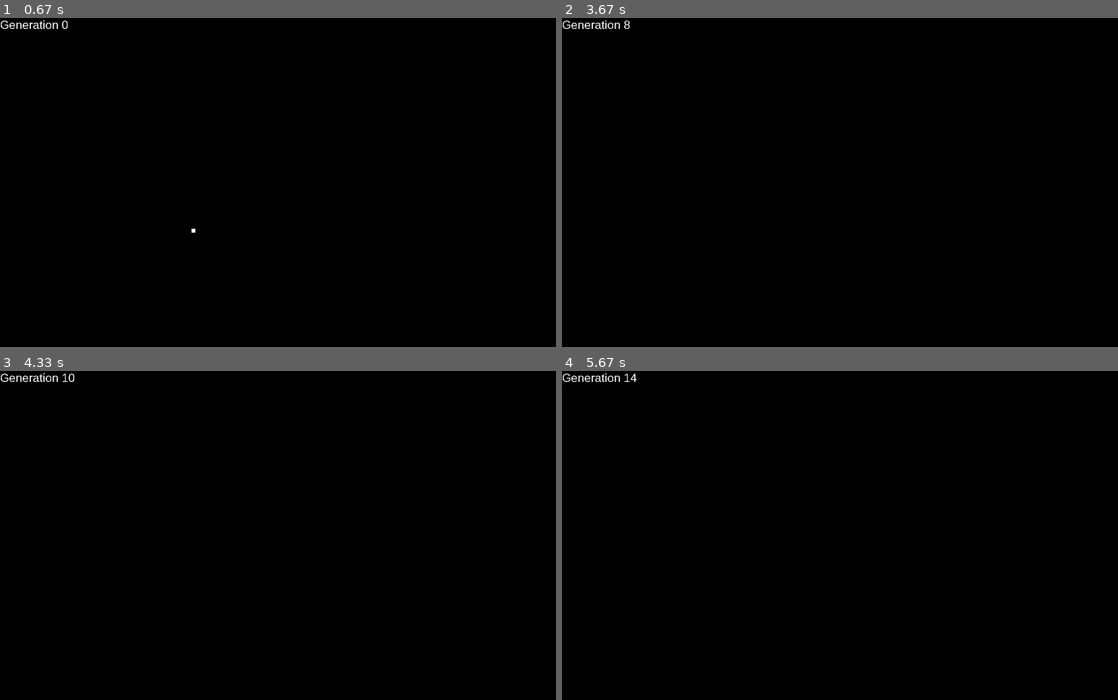
Above: before the commit, frames 1-4 (two rows, left to right).
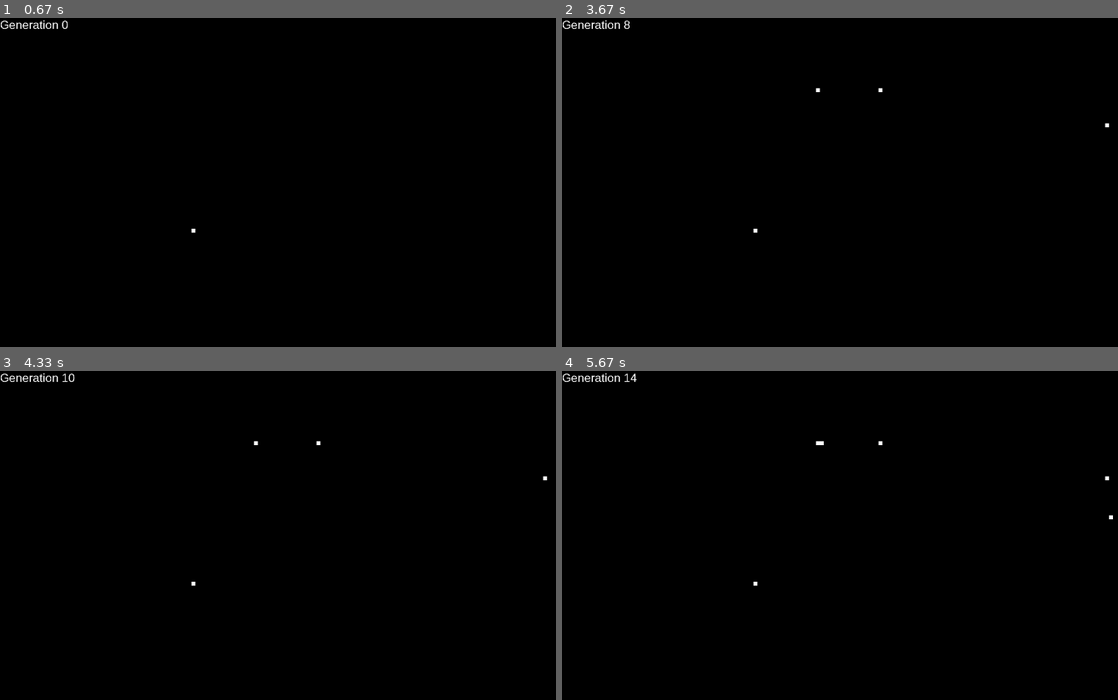
Above: after the commit, the same moments.

Repository: dudemate887/game-of-life-in-pygame
Game: pygame game, started from gol.py
The game is run twice, just before and just after one commit, with the same random seed, the same clock (stepped at 60 frames per second) and the same inputs.
Inputs (mouse positions are in pixels of both pictures, inside the frame that each line leads up to):
- Up to frame 1 (0.67 s): press the mouse at (378, 254) at 0.37 s; move the mouse to (289, 245) at 0.47 s; release the mouse at (194, 231) at 0.6 s
- Up to frame 2 (3.67 s): tap Space at 0.67 s; press the mouse at (940, 254) at 1.53 s; move the mouse to (878, 172) at 1.63 s; release the mouse at (817, 90) at 1.77 s; press the mouse at (940, 254) at 2.13 s; move the mouse to (912, 172) at 2.23 s; release the mouse at (878, 90) at 2.37 s; press the mouse at (940, 254) at 2.97 s; move the mouse to (1023, 189) at 3.07 s; release the mouse at (1106, 123) at 3.2 s
- Up to frame 3 (4.33 s): press the mouse at (378, 607) at 3.9 s; move the mouse to (461, 565) at 4 s; release the mouse at (550, 519) at 4.13 s
- Up to frame 4 (5.67 s): press the mouse at (940, 607) at 4.9 s; move the mouse to (878, 525) at 5 s; release the mouse at (817, 443) at 5.13 s

Frame 1 is identical in both runs. In frame 2, less than 0.1% of the frame differs, in the area x 34-99%, y 21-66%; in frame 3, less than 0.1%; in frame 4, less than 0.1%, in the area x 34-100%, y 21-66%.

Commit message:
pixel editor working

Diff:
--- a/gol.py
+++ b/gol.py
@@ -1,28 +1,6 @@
 import math
 import numpy as np
 import pygame
-
-def countNeighbors(x, y, coord, rectSize):
-    nAliveAround = 0
-    if x - rectSize == coord[0] and y == coord[1]:  #Left
-        nAliveAround += 1
-    if x + rectSize == coord[0] and y == coord[1]:  #Right
-        nAliveAround += 1
-    if x - rectSize == coord[0] and y - rectSize == coord[1]: #Top left
-        nAliveAround += 1
-    if x == coord[0] and y - rectSize == coord[1]: #Top
-        nAliveAround += 1
-    if x + rectSize == coord[0] and y - rectSize == coord[1]: #Top right
-        nAliveAround += 1
-    if x - rectSize == coord[0] and y + rectSize == coord[1]: #Bottom left
-        nAliveAround += 1
-    if x == coord[0] and y + rectSize == coord[1]: #Bottom
-        nAliveAround += 1
-    if x + rectSize == coord[0] and y + rectSize == coord[1]: #Bottom right
-        nAliveAround += 1
-
-    return int(nAliveAround)
-
 
 # pygame setup
 pygame.init()
@@ -36,10 +14,25 @@
 #Font stuff
 genCountFont = pygame.font.SysFont('Arial', 30)
 
-rectCoords = []
-rectSize = 10
+class Cell:
+    def __init__(self, x, y):
+        self.x = x
+        self.y = y
+        self.isAlive = False
+
+
+
+tileSize = 10
+tiles = []
+
+# initialize the tiles
+for y in np.arange(0, screenSize[1], tileSize):
+    for x in np.arange(0, screenSize[0], tileSize):
+        tiles.append(Cell(x, y))
+
 
 while running:
+
     # poll for events
     # pygame.QUIT event means the user clicked X to close your window
     for event in pygame.event.get():
@@ -48,14 +41,11 @@
 
         if event.type == pygame.MOUSEBUTTONUP:
             newCoordX, newCoordY = pygame.mouse.get_pos()
-            newSnappedCoordX = math.floor(newCoordX / rectSize) * rectSize
-            newSnappedCoordY = math.floor(newCoordY / rectSize) * rectSize
-            rectCoords.append((newSnappedCoordX, newSnappedCoordY))
-
-            for oldCoord in rectCoords[:-1]:
-                if newSnappedCoordX == oldCoord[0] and newSnappedCoordY == oldCoord[1]:
-                    rectCoords.remove(oldCoord)
-                    rectCoords.pop()
+            newSnappedCoordX = math.floor(newCoordX / tileSize) * tileSize
+            newSnappedCoordY = math.floor(newCoordY / tileSize) * tileSize
+            for tile in tiles:
+                if tile.x == newSnappedCoordX and tile.y == newSnappedCoordY:
+                    tile.isAlive = True
 
         if event.type == pygame.KEYDOWN:
             if event.key == pygame.K_ESCAPE:
@@ -63,42 +53,20 @@
             if event.key == pygame.K_SPACE:
                 playSim = True
 
+
+    to_make = []
+    to_kill = []
+
     if playSim == True:
-        cellsToKill = []
-        cellsToBorn = []
-        for y in np.arange(0, screenSize[1], rectSize):
-            for x in np.arange(0, screenSize[0], rectSize):
-                isAlive = False
-                for coord in rectCoords:
-                    if x == coord[0] and y == coord[1]:
-                        isAlive = True
-                if isAlive == True:
-                    totalAround = 0
-                    for coord in rectCoords:
-                        totalAround += countNeighbors(x, y, coord, rectSize)
-                    if totalAround < 2 or totalAround > 3:
-                        cellsToKill.append((x, y))
-
-
-                if isAlive == False:
-                    totalAround = 0
-                    for coord in rectCoords:
-                        totalAround += countNeighbors(x, y, coord, rectSize)
-                    if totalAround == 3:
-                        cellsToBorn.append((x, y))
-                        isAlive = True
-
-        for cell in cellsToKill:
-            rectCoords.remove(cell)
-        for cell in cellsToBorn:
-            rectCoords.append(cell)
+        pass
 
 
     # fill the screen with a color to wipe away anything from last frame
     screen.fill("black")
 
-    for i in rectCoords:
-        pygame.draw.rect(screen, "white", pygame.Rect(i, (rectSize, rectSize)))
+    for tile in tiles:
+        if tile.isAlive == True:
+            pygame.draw.rect(screen, "white", pygame.Rect((tile.x, tile.y), (tileSize, tileSize)))
 
     genCount = genCountFont.render("Generation " + str(generation), False, (255, 255, 255))
     screen.blit(genCount, (0,0))
